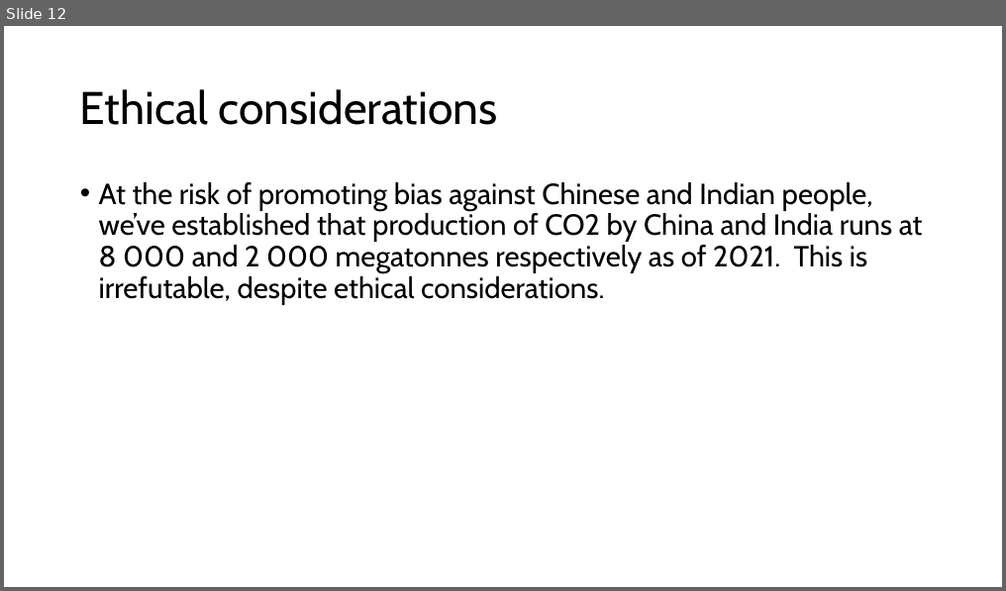
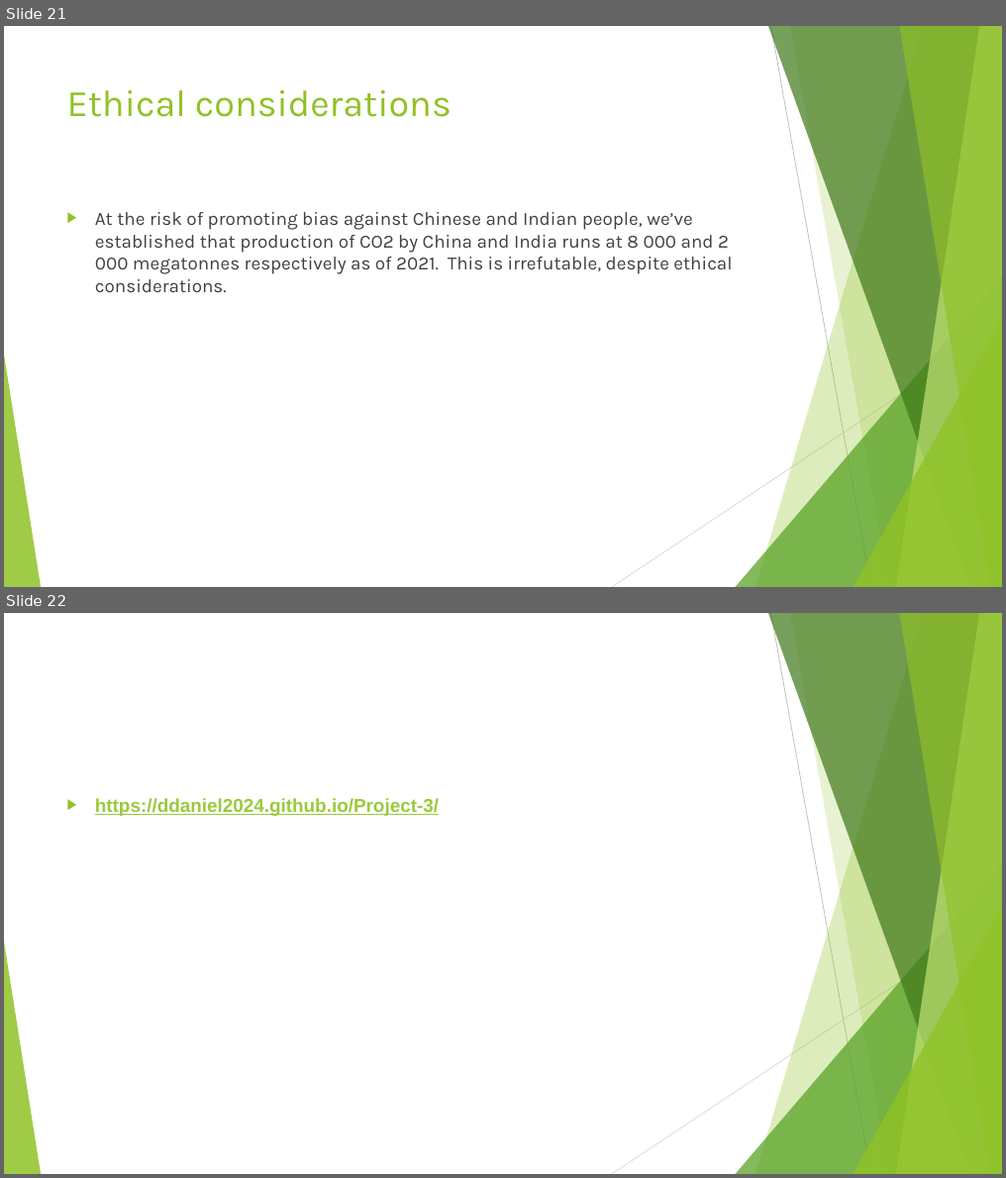
Before and after one commit to ddaniel2024/Project-3, a slide deck: powerpoint.pptx. Shown one above the other, each under a label of ours: slide 12 before the commit, slides 21 and 22 after it. The pictures are 1006x591 and 1006x1178 pixels, drawn with LibreOffice and Linux fonts; fonts in the diff are those of the drawing. Boxes give left, top, right and bottom in pixels: in the first picture for what was removed or moved away, otherwise in the second. Text is boxed around its words. In the diff, an @@ line names an element or a change of style, - is before the commit and + after.

```diff
--- a/powerpoint.pptx
+++ b/powerpoint.pptx
@@ slide 22 added at bbox=[4, 613, 1002, 1174], background #FFFFFF; not listed: 10 template elements that a slide beside it also shows @@
@@ text added at bbox=[95, 798, 439, 816], 18 pt, text #99CA3C, bold, underline @@
+▶ https://ddaniel2024.github.io/Project-3/
@@ what was slide 12 is now slide 21 @@
@@ slide 21 changed as well @@
@@ title "Ethical considerations": place and size @@
-title "Ethical considerations" at bbox=[80, 89, 498, 125]
+title "Ethical considerations" at bbox=[67, 90, 451, 117]
@@ title "Ethical considerations" at bbox=[67, 90, 451, 117]: size 44 to 36 pt, font Cabin to Karla, text colour #000000 to #90C226; line spacing 0.9 to 1; vertical alignment middle to top @@
@@ text "At the risk of promoting ...": place and size @@
-text "At the risk of promoting ..." at bbox=[99, 182, 923, 305]
+text "At the risk of promoting ..." at bbox=[95, 212, 732, 292]
@@ text "At the risk of promoting ..." at bbox=[95, 212, 732, 292]: size 28 to 18 pt, font Cabin to Karla, text colour #000000 to #404040; bullet • to ▶; line spacing 0.9 to 1 @@
@@ group added at bbox=[4, 26, 1002, 587]: 5 freeform shapes, 3 triangles, 2 lines @@
```
Also in this commit, not shown: 7 other slides changed, 14 other slides added, 4 slides removed.
